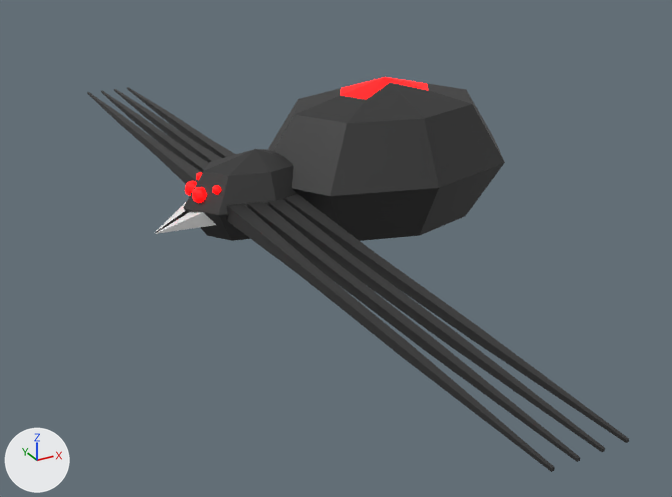
Two versions of the Blender file Computer Invasion/model/enimes/Spider.blend, one commit apart.
The view is the same before and after, from a camera (50 mm lens) standing at (-6.6, -10.63, 4.28) and looking at (-0.96, -0.38, -0.84). Lighting does not change. The marker at lower left points along +X, +Y and +Z.

Before the edit, the objects in view are built like this:
```python
ob_leg_101 = bpy.data.objects.new('leg-101', me_сфера_006)
ob_leg_101.location = (-1.7, 2.8, 0.0)
ob_leg_101.scale = (-1.03, 0.625, 0.625)
ob_leg_102 = bpy.data.objects.new('leg-102', me_сфера_014)
ob_leg_102.location = (-1.7, 2.8, 0.0)
ob_leg_102.scale = (-1.03, 0.625, 0.625)
ob_leg_103 = bpy.data.objects.new('leg-103', me_сфера_013)
ob_leg_103.location = (-1.7, 2.8, 0.0)
ob_leg_103.scale = (-1.03, 0.625, 0.625)
ob_leg_201 = bpy.data.objects.new('leg-201', me_сфера_017)
ob_leg_201.location = (-1.95, 2.8, 0.0)
ob_leg_201.scale = (-1.03, 0.625, 0.625)
ob_leg_202 = bpy.data.objects.new('leg-202', me_сфера_016)
ob_leg_202.location = (-1.95, 2.8, 0.0)
ob_leg_202.scale = (-1.03, 0.625, 0.625)
ob_leg_203 = bpy.data.objects.new('leg-203', me_сфера_015)
ob_leg_203.location = (-1.95, 2.8, 0.0)
ob_leg_203.scale = (-1.03, 0.625, 0.625)
ob_leg_301 = bpy.data.objects.new('leg-301', me_сфера_023)
ob_leg_301.location = (-2.2, 2.8, 0.0)
ob_leg_301.scale = (-1.03, 0.625, 0.625)
ob_leg_302 = bpy.data.objects.new('leg-302', me_сфера_021)
ob_leg_302.location = (-2.2, 2.8, 0.0)
ob_leg_302.scale = (-1.03, 0.625, 0.625)
ob_leg_703 = bpy.data.objects.new('leg-703', me_сфера_027)
ob_leg_703.location = (-2.2, -2.8, 0.0)
ob_leg_703.scale = (-1.03, -0.625, 0.625)
# also in view: 'leg-702' at (-2.2, -3.42, 0.0); 'leg-801' at (-2.45, -1.37, 0.0); 'leg-601' at (-1.95, -1.37, 0.0); 'leg-602' at (-1.95, -3.42, 0.0); 'leg-503' at (-1.7, -5.42, 0.0)
```
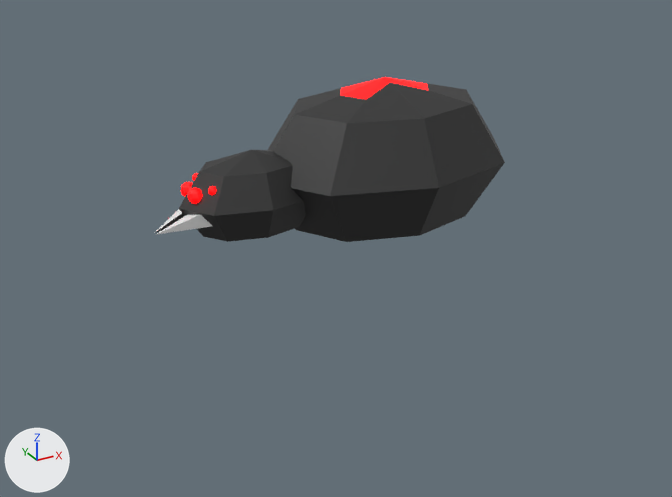
Where the newer file only moved an object's origin or applied its transform, the numbers keep the older frame.

Diff of the bpy script that builds the scene:
```diff
--- a/Computer Invasion/model/enimes/Spider.blend.py
+++ b/Computer Invasion/model/enimes/Spider.blend.py
@@ me_сфера_002 @@
 me_сфера_002.from_pydata(...)  # 6 vertices, 5 faces; spans x 0.664..1.386, y -0.47..0.0, z -0.445..0.066
 # used by ob_fang_1; location = (-1.94, 0.0, 0.0); scale = (-1.03, 0.625, 0.625)
+# me_сфера_002 part 1: the whole mesh is moved by (-0.871, 0.222, 0.186)
 me_сфера_002.materials.append(mat_white)
@@ ob_сфера_col_001 @@
 ob_сфера_col_001 = bpy.data.objects.new('Сфера-col.001', me_сфера_004)
-ob_сфера_col_001.location = (-1.94, 0.0, 0.0)
+ob_сфера_col_001.location = (-2.0, 0.0, 0.0)
 ob_сфера_col_001.scale = (-1.03, 0.625, 0.625)
@@ ob_fang_1 @@
 ob_fang_1 = bpy.data.objects.new('fang-1', me_сфера_002)
-ob_fang_1.location = (-1.94, 0.0, 0.0)
+ob_fang_1.location = (-2.84, -0.16, -0.12)
 ob_fang_1.scale = (-1.03, 0.625, 0.625)
@@ ob_leg_101 @@
-ob_leg_101 = bpy.data.objects.new('leg-101', me_сфера_006)
@@ ob_leg_102 @@
-ob_leg_102 = bpy.data.objects.new('leg-102', me_сфера_014)
@@ ob_leg_103 @@
-ob_leg_103 = bpy.data.objects.new('leg-103', me_сфера_013)
@@ ob_leg_201 @@
-ob_leg_201 = bpy.data.objects.new('leg-201', me_сфера_017)
@@ ob_leg_202 @@
-ob_leg_202 = bpy.data.objects.new('leg-202', me_сфера_016)
@@ ob_leg_203 @@
-ob_leg_203 = bpy.data.objects.new('leg-203', me_сфера_015)
@@ ob_leg_301 @@
-ob_leg_301 = bpy.data.objects.new('leg-301', me_сфера_023)
@@ ob_leg_302 @@
-ob_leg_302 = bpy.data.objects.new('leg-302', me_сфера_021)
@@ ob_leg_303 @@
-ob_leg_303 = bpy.data.objects.new('leg-303', me_сфера_019)
@@ ob_leg_401 @@
-ob_leg_401 = bpy.data.objects.new('leg-401', me_сфера_022)
@@ ob_leg_402 @@
-ob_leg_402 = bpy.data.objects.new('leg-402', me_сфера_020)
@@ ob_leg_403 @@
-ob_leg_403 = bpy.data.objects.new('leg-403', me_сфера_018)
@@ ob_leg_501 @@
-ob_leg_501 = bpy.data.objects.new('leg-501', me_сфера_035)
@@ ob_leg_502 @@
-ob_leg_502 = bpy.data.objects.new('leg-502', me_сфера_034)
@@ ob_leg_503 @@
-ob_leg_503 = bpy.data.objects.new('leg-503', me_сфера_033)
@@ ob_leg_601 @@
-ob_leg_601 = bpy.data.objects.new('leg-601', me_сфера_032)
@@ ob_leg_602 @@
-ob_leg_602 = bpy.data.objects.new('leg-602', me_сфера_031)
@@ ob_leg_603 @@
-ob_leg_603 = bpy.data.objects.new('leg-603', me_сфера_030)
@@ ob_leg_701 @@
-ob_leg_701 = bpy.data.objects.new('leg-701', me_сфера_029)
@@ ob_leg_702 @@
-ob_leg_702 = bpy.data.objects.new('leg-702', me_сфера_028)
@@ ob_leg_703 @@
-ob_leg_703 = bpy.data.objects.new('leg-703', me_сфера_027)
@@ ob_leg_801 @@
-ob_leg_801 = bpy.data.objects.new('leg-801', me_сфера_026)
@@ ob_leg_802 @@
-ob_leg_802 = bpy.data.objects.new('leg-802', me_сфера_025)
@@ ob_leg_803 @@
-ob_leg_803 = bpy.data.objects.new('leg-803', me_сфера_024)
```

Pixel boxes [x1, y1, x2, y2] of what changed, in the pictures (672 x 497 px):
'Сфера-col.001', moved: before [183, 149, 297, 241]; after [179, 150, 306, 242]
'leg-802', deleted (black): before [301, 264, 411, 357]
'leg-702', deleted (black): before [322, 259, 434, 350]
'leg-602', deleted (black): before [342, 255, 456, 344]
'leg-803', deleted (black): before [402, 345, 555, 472]
'leg-502', deleted (black): before [361, 250, 477, 338]
'leg-703', deleted (black): before [425, 339, 580, 462]
'leg-603', deleted (black): before [447, 332, 605, 452]
'leg-801', deleted (black): before [226, 203, 312, 277]
'leg-503', deleted (black): before [469, 326, 629, 443]
'leg-701', deleted (black): before [247, 202, 332, 271]
'leg-601', deleted (black): before [267, 199, 352, 266]
'leg-501', deleted (black): before [285, 194, 371, 261]
'leg-401', deleted: before [155, 146, 201, 184]
'fang-1', moved: before [155, 212, 216, 234]; after [156, 215, 212, 235]
'leg-302', deleted: before [132, 114, 179, 151]
'leg-402', deleted: before [117, 116, 163, 155]
'leg-202', deleted: before [146, 112, 194, 148]
'leg-102', deleted: before [160, 110, 209, 146]
'leg-301', deleted: before [171, 144, 209, 173]
'leg-201', deleted: before [187, 141, 222, 163]
'leg-101', deleted: before [202, 139, 236, 158]
'leg-103', deleted: before [127, 87, 165, 116]
'leg-303', deleted: before [101, 90, 137, 120]
'leg-203', deleted: before [114, 89, 151, 117]
'leg-403', deleted: before [87, 92, 123, 122]
